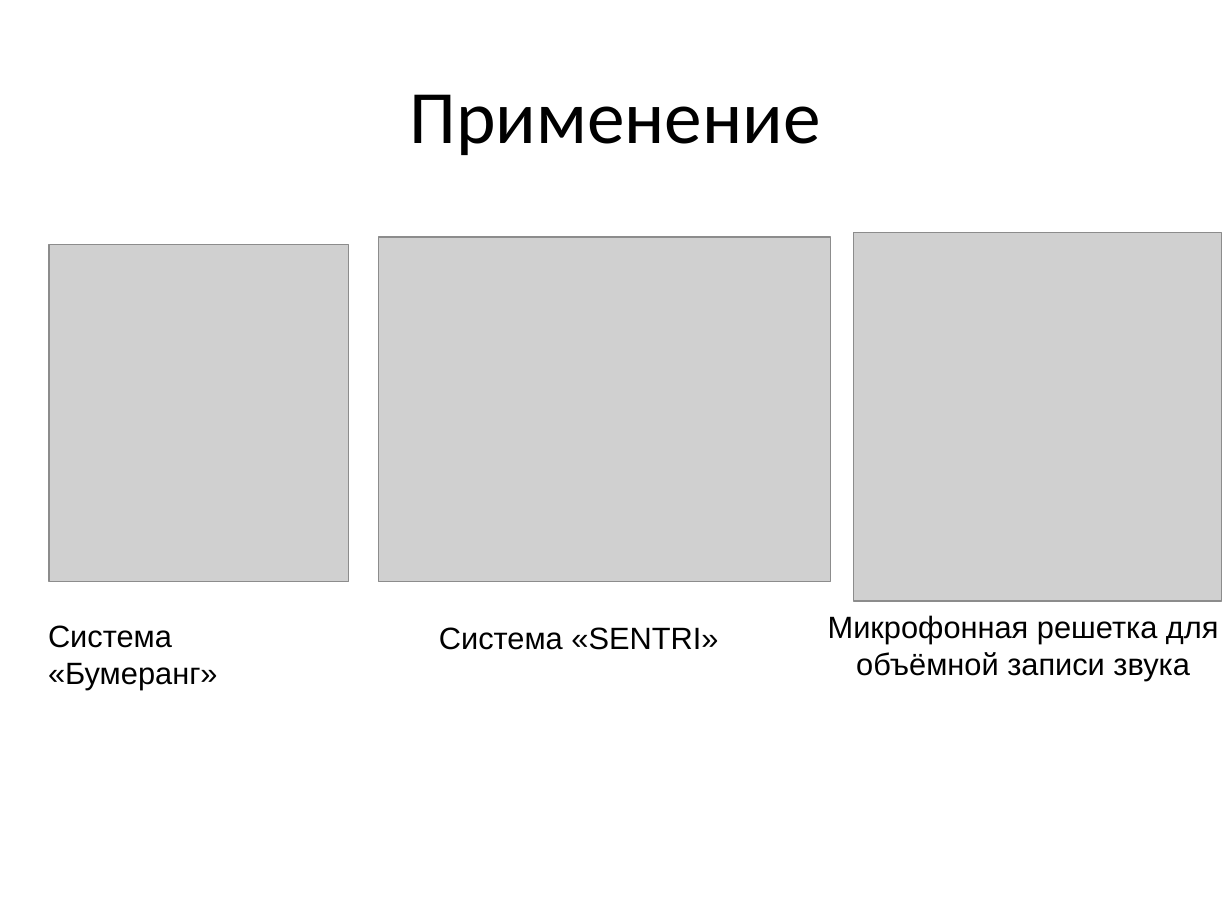
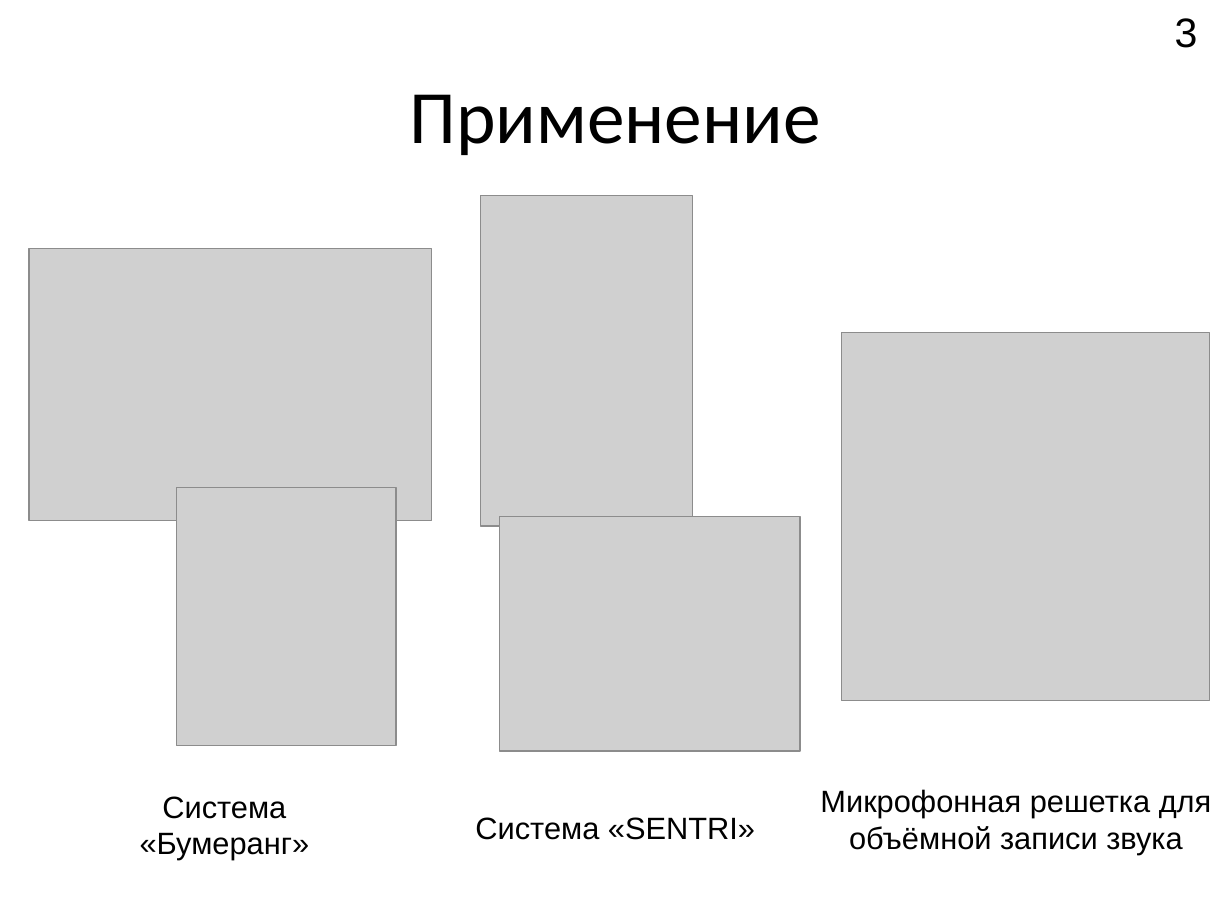
Before and after one commit to Rernamp/microphone_arrays, a slide deck: slide 3 of student_session_2021/Доклад.pptx. Drawn at 1232x924 pixels with LibreOffice and Linux fonts; fonts in the diff are those of the drawing; grey boxes stand for pictures. Boxes give left, top, right and bottom in pixels: in the first picture for what was removed or moved away, otherwise in the second. Text is boxed around its words. In the diff, an @@ line names an element or a change of style, - is before the commit and + after.

```diff
--- a/student_session_2021/Доклад.pptx
+++ b/student_session_2021/Доклад.pptx
@@ page number added at (x1=1175, y1=18, x2=1198, y2=48), 24 pt, text #000000 @@
+3
@@ picture added at (x1=480, y1=196, x2=692, y2=526) @@
@@ picture added at (x1=30, y1=249, x2=432, y2=521) @@
@@ picture moved from (x1=854, y1=233, x2=1222, y2=601) to (x1=841, y1=333, x2=1210, y2=701) @@
@@ picture resized from (x1=49, y1=245, x2=349, y2=583) to (x1=176, y1=488, x2=395, y2=747) @@
@@ picture resized from (x1=378, y1=237, x2=830, y2=582) to (x1=500, y1=516, x2=801, y2=750) @@
@@ text "Микрофонная решетка для объёмной записи ..." moved from (x1=828, y1=615, x2=1219, y2=680) to (x1=820, y1=789, x2=1212, y2=854) @@
@@ text "Система «Бумеранг»" moved from (x1=48, y1=625, x2=218, y2=690) to (x1=140, y1=796, x2=310, y2=860) @@
@@ text "Система «Бумеранг»" at (x1=140, y1=796, x2=310, y2=860): alignment left to centre @@
@@ text "Система «SENTRI»" at (x1=475, y1=817, x2=755, y2=840): alignment left to centre @@
@@ text "Система «SENTRI»" moved from (x1=439, y1=627, x2=718, y2=650) to (x1=475, y1=817, x2=755, y2=840) @@
```
Also in this commit, not shown: 6 other slides changed, 5 slides added, 5 slides removed.
